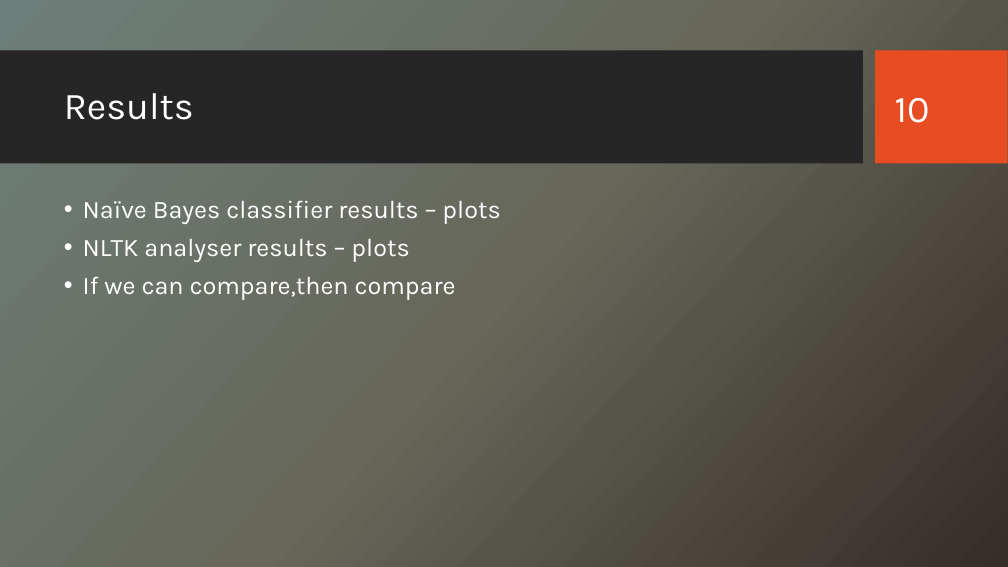
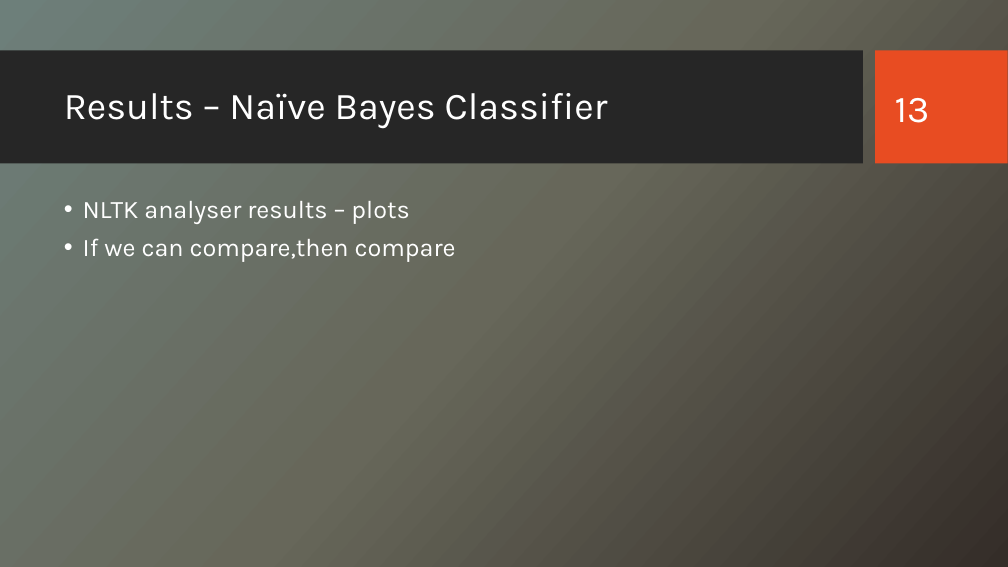
Before and after one commit to CS223-YelpReview/Yelp-NLP, a slide deck: slide 13 of Yelp Reviews – A Study.pptx (slide 10 before the commit). Drawn at 1008x567 pixels with LibreOffice and Linux fonts; fonts in the diff are those of the drawing; background and template pictures are left out. Boxes give left, top, right and bottom in pixels: in the first picture for what was removed or moved away, otherwise in the second. Text is boxed around its words. In the diff, an @@ line names an element or a change of style, - is before the commit and + after.

```diff
--- a/Yelp Reviews – A Study.pptx
+++ b/Yelp Reviews – A Study.pptx
@@ title at box(64, 93, 608, 128): text changed @@
-Results
+Results – Naïve Bayes Classifier
@@ page number at box(895, 98, 930, 123): text changed @@
-10
+13
@@ text at box(83, 200, 500, 224): paragraph removed @@
-• Naïve Bayes classifier results – plots
```
Also in this commit, not shown: 5 other slides changed, 7 slides added, 1 slide removed.
